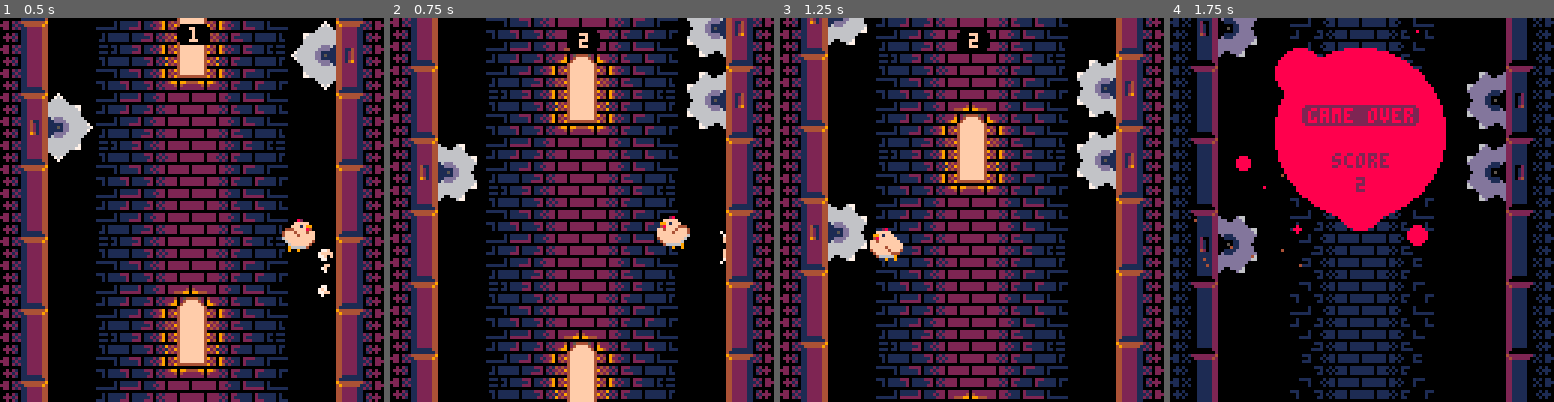
Above: before the commit, frames 1-4 (left to right).
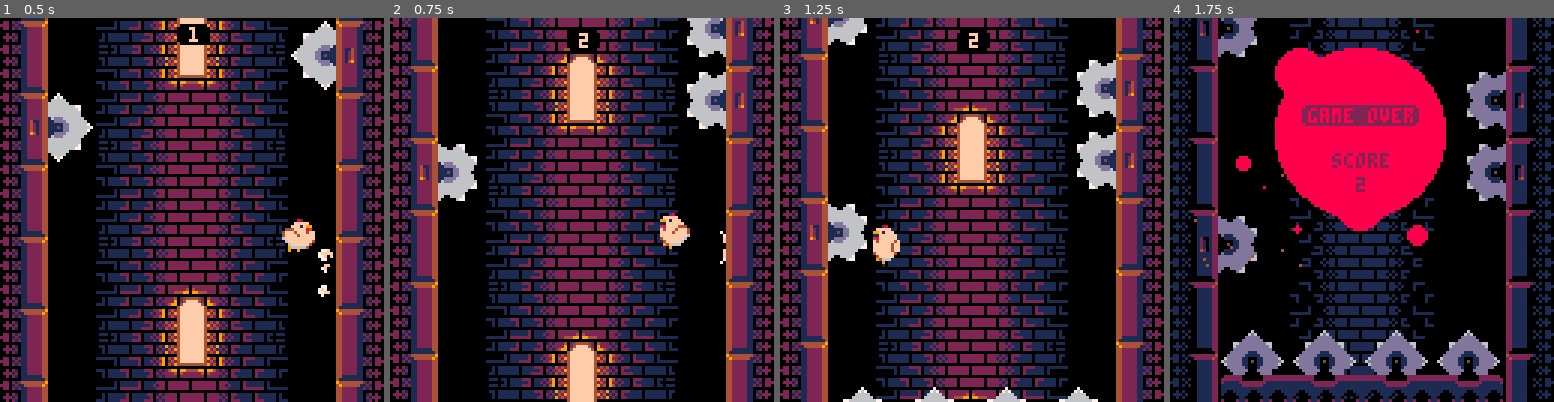
Above: after the commit, the same moments.

Repository: yokoboko/bas-pico-8
Game: PICO-8 cartridge bas.p8
The game is run twice, just before and just after one commit, with the same random seed, the same clock (stepped at 60 frames per second) and the same inputs.
Inputs:
- Up to frame 1 (0.5 s): tap X (X key) at 0.33 s
- Up to frame 2 (0.75 s): tap O (Z key) at 0.7 s
- Up to frame 3 (1.25 s): tap X (X key) at 1.07 s
- Up to frame 4 (1.75 s): hold Right from 1.6 s (still down); tap O (Z key) at 1.7 s

Frame 1 is identical in both runs. In frame 2, 0.2% of the frame differs, in the area x 69-77%, y 50-61%; in frame 3, 1.0%; in frame 4, 7.5%, in the area x 13-87%, y 81-100%.

Commit message:
Add will die player animation

Diff:
--- a/bas.p8
+++ b/bas.p8
@@ -26,21 +26,21 @@
 
 __gfx__
 00000000000000000000000000000000000000000000000000000000000000000000000000000000000000000000000000000000000000000000000000000000
-00000000000000000000000820000000000000820000000000000000000000000000000000000000000008200000000000000000000000000000000000000000
-0000000820000000000000fffff0000000000fffff000000000000082000000000000008200000000000fffff000000000000000000000000000000000000000
-000000fffff0000000000fff1f9900000000fff1f9900000000000fffff00000000000fffff00000000fff1f9100000000000000000000000000000000000000
-00000fff1f9900000000ffffff8400000000fffff110000000000fff1f99000000000fff1f99000000ffffff8400000000000000000000000000000000000000
-0000ffffff8400000000ffffff4f00000000fffff84000000000ffffff840000000444ffff8400000fffffff4ff0000000000000000000000000000000000000
-0000ffffff4f00000000ffffffff00000000fffff4f00000000fffffff4ff000004fff4fff4ff000fffffffffff0000000000000000000000000000000000000
-0000ffffffff00000000fff4ffff00000000fff4ffff000000fffffffffff000004ffff4fffff000fffff4fffff0000000000000000000000000000000000000
-0000fff4ffff00000000ff4ffff400000000ff4ffff4000000fffff4fffff000006ffffffffff0004fff4fffff40000000000000000000000000000000000000
-0000ff4ffff40000000044ffff400000000044ffff400000004fff4fffff40000006ffffffff40000444fffff400000000000000000000000000000000000000
-000044ffff40000000000666640000000000066664000000000444fffff4000000006ffffff40000000666664000000000000000000000000000000000000000
-00009666640000000000909000000000000090900000000000009666664000000000966666400000000090900000000000000000000000000000000000000000
-00009900000000000000990000000000000099000000000000009009000000000000900900000000066000600660606000000000000000000000000000000000
-00009000000000000000900000000000000090000000000000000000000000000000000000000000060606060600606000000000000000000000000000000000
-00000000000000000000000000000000000000000000000000000000000000000000000000000000066006660600660000000000000000000000000000000000
-00000000000000000000000000000000000000000000000000000000000000000000000000000000066606060660606000000000000000000000000000000000
+00000000000000000000000820000000000000820000000000000000000000000000000000000000000000082000000000000008200000000000000820000000
+0000000820000000000000fffff0000000000fffff00000000000008200000000000000820000000000000fffff00000000000fffff00000000000fffff00000
+000000fffff0000000000fff1f9900000000fff1f9900000000000fffff00000000000fffff0000000000fff1f99000000000fff1f99000000000fff1f990000
+00000fff1f9900000000ffffff8400000000fffff110000000000fff1f99000000000fff1f9900000000ffffff1100000000ffffff1100000000ffffff110000
+0000ffffff8400000000ffffff4f00000000fffff84000000000ffffff840000000444ffff840000000444ffff8400000000ffffff8400000000ffffff840000
+0000ffffff4f00000000ffffffff00000000fffff4f00000000fffffff4ff000004fff4fff4ff000004fff4fff4f0000000f4fffff4f0000000fffff4f4f0000
+0000ffffffff00000000fff4ffff00000000fff4ffff000000fffffffffff000004ffff4fffff000004ffff4ffff0000000ff4ffffff0000000fffff4fff0000
+0000fff4ffff00000000ff4ffff400000000ff4ffff4000000fffff4fffff000006ffffffffff000006fffffffff0000000ff4ffffff0000000fffff4fff0000
+0000ff4ffff40000000044ffff400000000044ffff400000004fff4fffff40000006ffffffff40000006fffffff40000000ff4ffffff0000000fffff4fff0000
+000044ffff40000000000666640000000000066664000000000444fffff4000000006ffffff4000000006fffff40000000004ffffff400000000f444fff40000
+00009666640000000000909000000000000090900000000000009666664000000000966666400000000006666490000000000fffff40000000000fffff400000
+00009900000000000000990000000000000099000000000000009009000000000000900900000000000000009000000000000066649000000000006664900000
+00009000000000000000900000000000000090000000000000000000000000000000000000000000000000000000000000000000900000000000000090000000
+00000000000000000000000000000000000000000000000000000000000000000000000000000000000000000000000000000000000000000000000000000000
+00000000000000000000000000000000000000000000000000000000000000000000000000000000000000000000000000000000000000000000000000000000
 00000000000000000777000000f77000000007000000000000000000000000000000000000000000000000000000000000000000000000000000000000000000
 00000000077000007ff770000ffff700000000700000000000000000000000000000000000000000000000000000000000000000000000000000000000000000
 000000007f770000ff7f70000f0f7700000000700000000000000000000000000000000000000000000000000000000000000000000000000000000000000000
--- a/src/object/player.lua
+++ b/src/object/player.lua
@@ -29,6 +29,7 @@
 	--animatable
 	o:add_animation("idle",20,{0,2})
 	o:add_animation("scared",1,{4})
+	o:add_animation("will_die",3,{10,12,14})
 	o:add_animation("flying",2,{6,8})
 	return o
 end
@@ -46,7 +47,7 @@
 		self.right_wall=action_right
 	end
 	if self.jumping then
-		local treshold=self.jump_changes_direction and -0.7 or -0.25
+		local treshold=self.jump_changes_direction and -0.7 or -0.275
 		local speed = ternary(will_die and self.jump_tile_pos<treshold,
 								self.jump_speed_will_die,
 								self.jump_speed)
@@ -73,7 +74,9 @@
 	end
 
 	--animation
-	if self.jumping then
+	if will_die then
+		self:play_animation("will_die")
+	elseif self.jumping then
 		self:play_animation("flying")
 	elseif trap_y-self.pos.y<28 then
 		self:play_animation("scared")
--- a/src/object/trap.lua
+++ b/src/object/trap.lua
@@ -27,11 +27,11 @@
     return o
 end
 
-function trap:update(camera_y,will_die,is_dead)
+function trap:update(camera_y,is_dead)
     self:update_animation()
     self.speed=min(self.speed+self.speed_boost,self.speed_max)
     local shift=self.base_speed*self.speed*self.speed_multiply
-    self.pos.y=max(min(self.pos.y-ternary(will_die or is_dead,shift/5,shift), camera_y+self.offset),camera_y+72)
+    self.pos.y=max(min(self.pos.y-shift, camera_y+self.offset),camera_y+72)
 end
 
 function trap:draw()
--- a/src/scene/game_scene.lua
+++ b/src/scene/game_scene.lua
@@ -46,7 +46,7 @@
 
     --update layers
     if (self.state!=self.state_dead) self.player:update(action_right,self.trap.pos.y,self.state==self.state_will_die)
-    if (self.state!=self.state_initial) self.trap:update(self.camera.y,self.state==self.state_will_die,self.state==self.state_dead)
+    if (self.state!=self.state_initial) self.trap:update(self.camera.y,self.state==self.state_dead)
     self.camera:update(self.player.pos.y)
     self.columns:update(self.tile_width,self.tile_height,self.camera.y,self.player,action_right,self.state==self.state_dead)
     self.background:update(self.camera.y)
